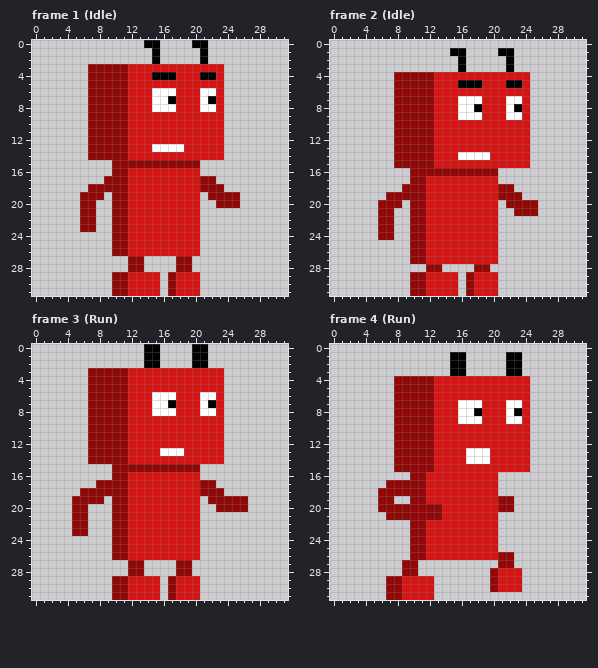
File history of a pixel-art file, assets/animations/player.aseprite. This is how it looked before the edit.
32x32 pixels, 5 frames. Shown: frame 1 (Idle), frame 2 (Idle), frame 3 (Run), frame 4 (Run).
After the commit:
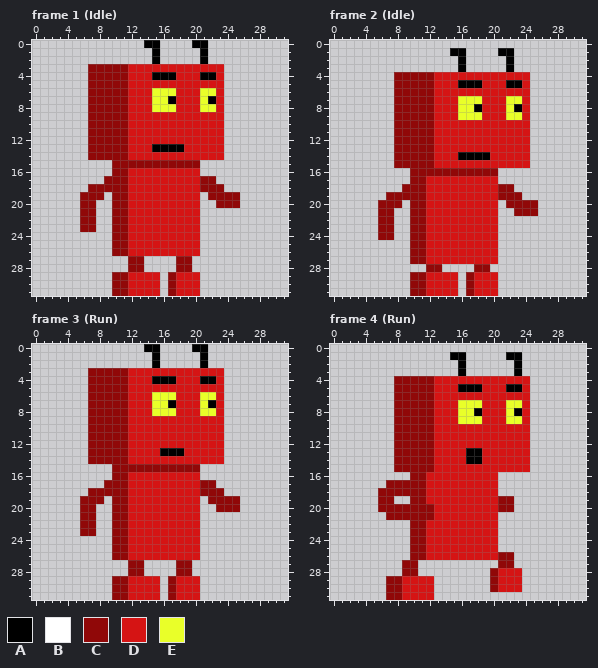
Palette (. is transparent): A #000000  B #ffffff  C #900808  D #d51414  E #e9ff29
From the commit log: added scepter sprite and adjust player animation speed
Diff:
Frame 1 (Idle), layer "Head":
y 6: x 15..17 BBB -> EEE; x 21..22 BB -> EE
y 7: x 15..16 BB -> EE; x 21 B -> E
y 8: x 15..17 BBB -> EEE; x 21..22 BB -> EE
y 13: x 15..18 BBBB -> AAAA
Frame 2 (Idle), layer "Head":
y 7: x 16..18 BBB -> EEE; x 22..23 BB -> EE
y 8: x 16..17 BB -> EE; x 22 B -> E
y 9: x 16..18 BBB -> EEE; x 22..23 BB -> EE
y 14: x 16..19 BBBB -> AAAA
Frame 3 (Run), layers "Head", "Body":
y 1..2: x 14 A -> .; x 20 A -> .
y 4: x 15..17 DDD -> AAA; x 21..22 DD -> AA
y 6: x 15..17 BBB -> EEE; x 21..22 BB -> EE
y 7: x 15..16 BB -> EE; x 21 B -> E
y 8: x 15..17 BBB -> EEE; x 21..22 BB -> EE
y 13: x 16..18 BBB -> AAA
y 17: x 8 C -> .
y 18: x 6 C -> .
y 19: x 5 C -> .; x 26 C -> .
y 20: x 5 C -> .; x 7 . -> C; x 26 C -> .
y 21..23: x 5 C -> .; x 7 . -> C
Frame 4 (Run), layers "Head", "Body":
y 2..3: x 15 A -> .; x 22 A -> .
y 5: x 16..18 DDD -> AAA; x 22..23 DD -> AA
y 7: x 16..18 BBB -> EEE; x 22..23 BB -> EE
y 8: x 16..17 BB -> EE; x 22 B -> E
y 9: x 16..18 BBB -> EEE; x 22..23 BB -> EE
y 13..14: x 17..19 BBB -> AAD
y 20..21: x 13 C -> D
